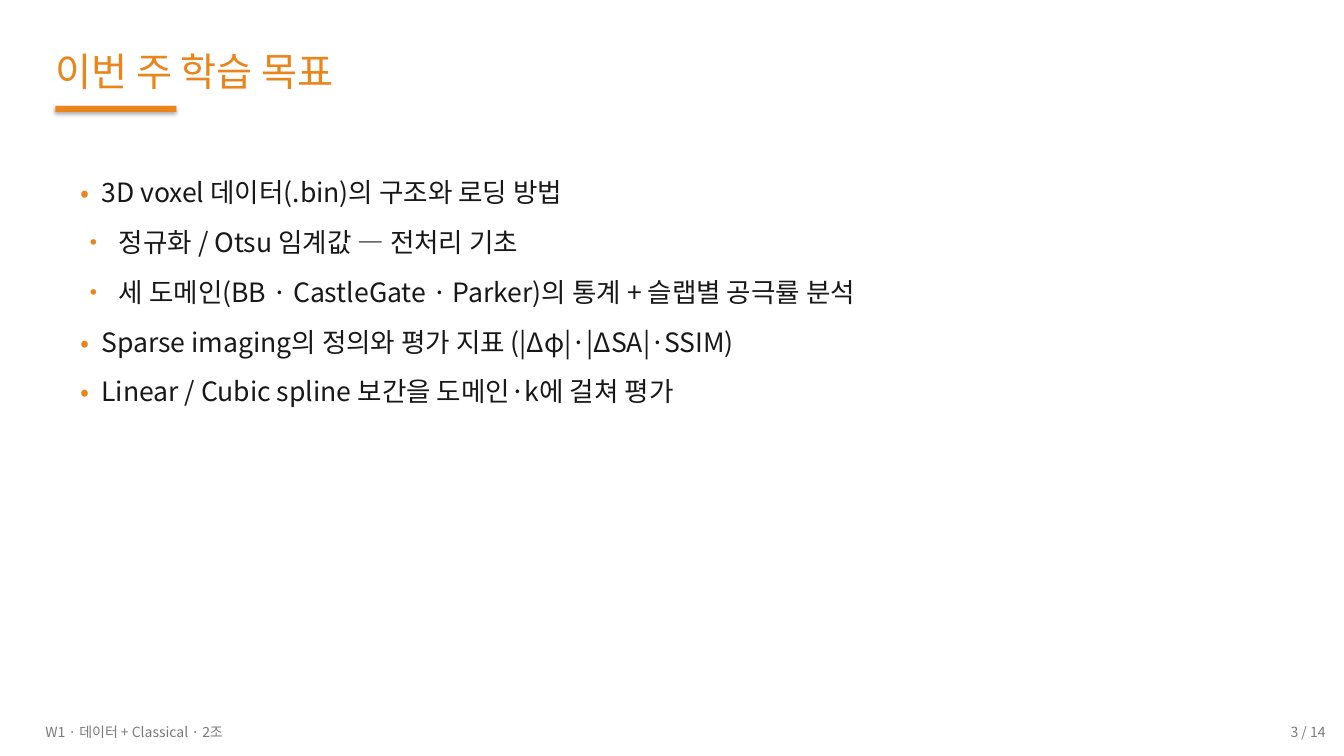
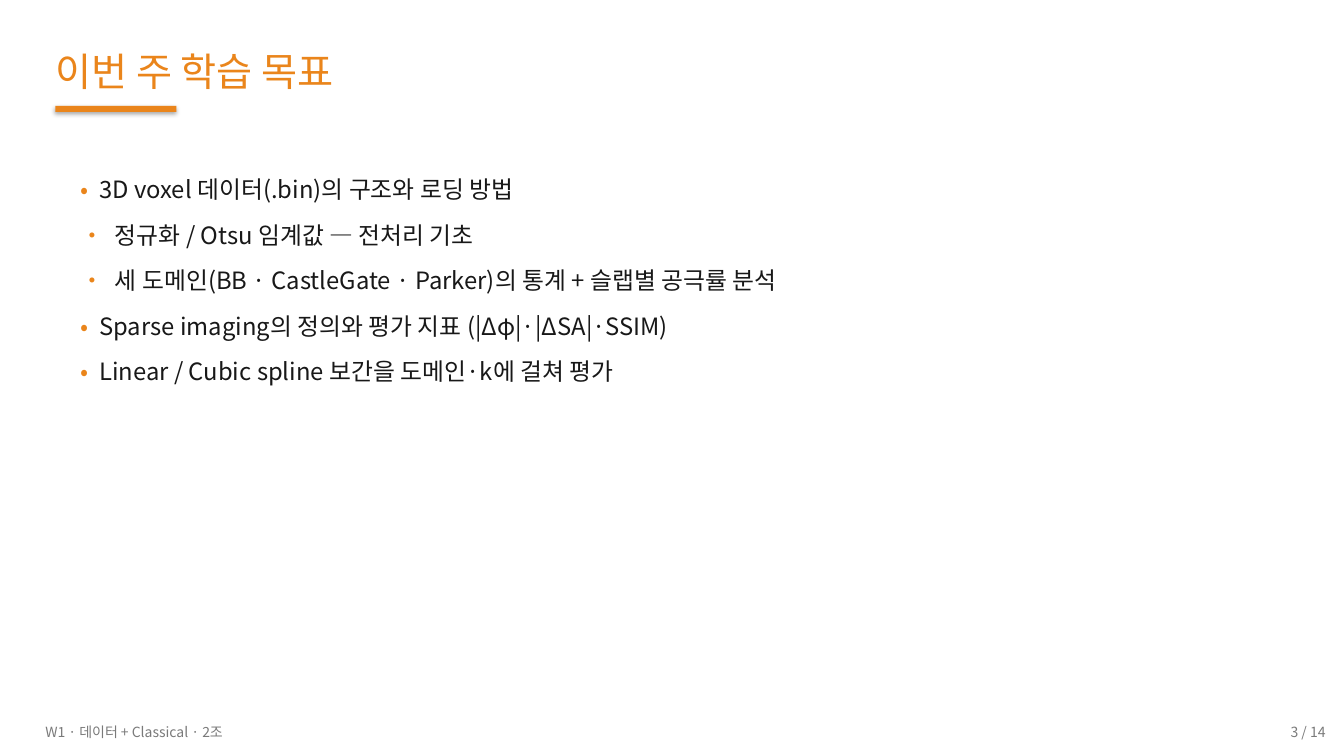
Before and after one commit to 01willy/Digital_rock_DL_Education, a slide deck: slide 3 of group2_intro/week1/slides/W1_group2.pptx. Drawn at 1344x756 pixels with LibreOffice and Linux fonts; fonts in the diff are those of the drawing. Boxes give left, top, right and bottom in pixels: in the first picture for what was removed or moved away, otherwise in the second. Text is boxed around its words. In the diff, an @@ line names an element or a change of style, - is before the commit and + after.

Commit message:
Targeted fixes per user feedback batch 2
- 데모: "본 연구 모델 예측 범위" 카드 완전 제거
- 데모: errorCurve를 voxel mismatch ratio로 교체 (단조 증가 보장)
       absDphi는 binarize 후 비단조 가능 → 학생 직관 해침
- 데모: hero sub/캡션을 학생 직관용으로 단순화
- Try-it / 한 문장씩 관찰 / 학습 방식 셀 / tri-axis W1 잔여 / 정답 박스 / fork하여 — 모두 정조준 제거 (0건 grep 확인)
- handout/README의 학습 흐름(90분) 시간표 제거
- W1 g1 handout Isotropy 정의 부드럽게
- PPT 본문 폰트 19→17, 18→16 — 한국어 줄바꿈 안전성
- 세 축 슬라이스 figure를 CastleGate(불균질)로 + 다양한 인덱스 (z=80, y=200, x=50) — 시각 차이 명확
- helpers (dr_utils, model_utils) 깔끔한 docstring으로 재작성
- 데이터 인코딩 검증: BB φ=22% → pore=1, solid=0 확정

```diff
--- a/group2_intro/week1/slides/W1_group2.pptx
+++ b/group2_intro/week1/slides/W1_group2.pptx
@@ text "• 3D voxel 데이터(.bin)의 구조와 ..." at (x1=99, y1=178, x2=776, y2=386): size 19 to 17 pt @@
```
Also in this commit, not shown: 5 other slides changed, 41 other files.
